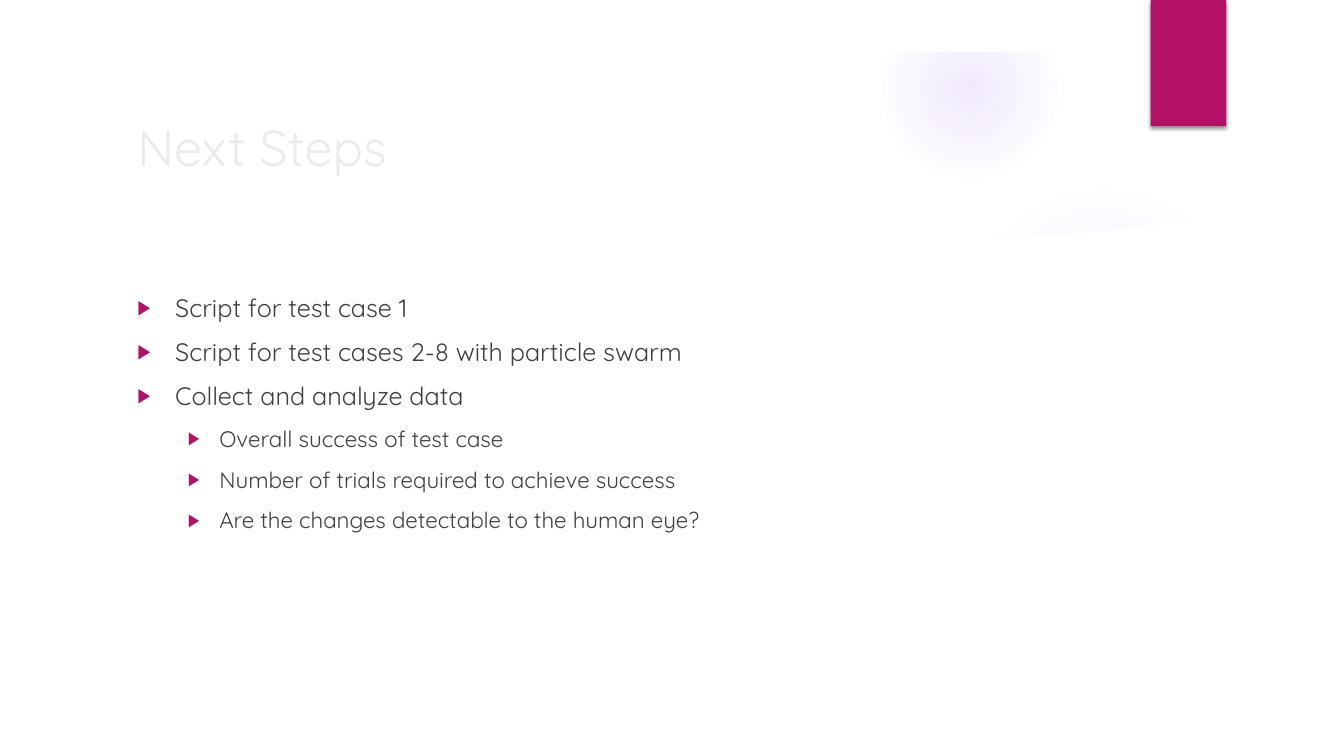
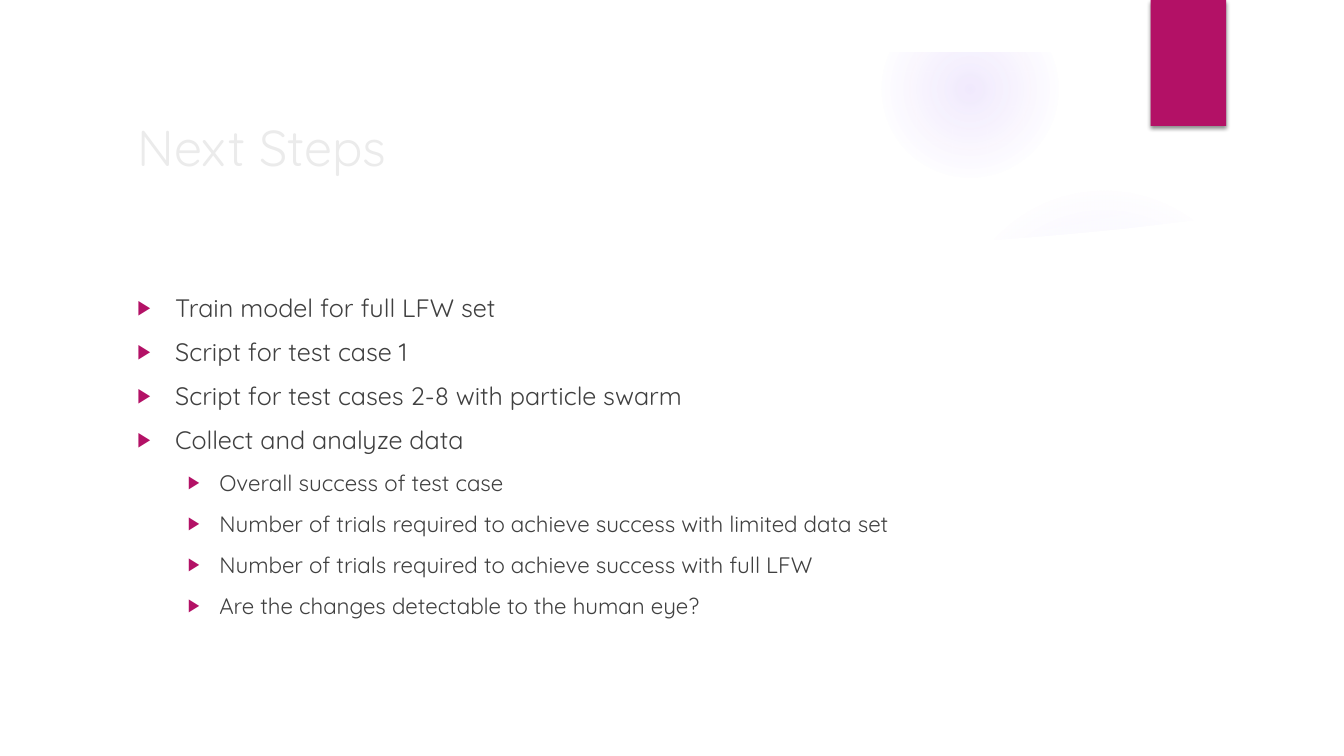
Before and after one commit to erstrong/BigDataSystemsandIntelligenceAnalytics, a slide deck: slide 10 of ProgressReport.pptx. Drawn at 1344x756 pixels with LibreOffice and Linux fonts; fonts in the diff are those of the drawing; background and template pictures are left out. Boxes give left, top, right and bottom in pixels: in the first picture for what was removed or moved away, otherwise in the second. Text is boxed around its words. In the diff, an @@ line names an element or a change of style, - is before the commit and + after.

Commit message:
train5 model

```diff
--- a/ProgressReport.pptx
+++ b/ProgressReport.pptx
@@ text at (175,298,495,318): paragraph added @@
+▶ Train model for full LFW set
@@ text at (219,515,888,578): text changed @@
-  ▶ Number of trials required to achieve success
+  ▶ Number of trials required to achieve success with limited data set
+  ▶ Number of trials required to achieve success with full LFW
```
Also in this commit, not shown: 1 other slide changed, 4 other files.
